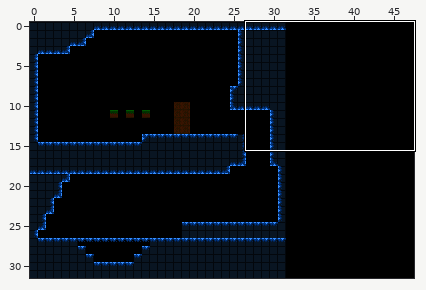
Tiled map -- Game1/Content/testmap/testmap.tmx. Above, an overview of the earlier version with the close-up marked.
Close-up. As it was:
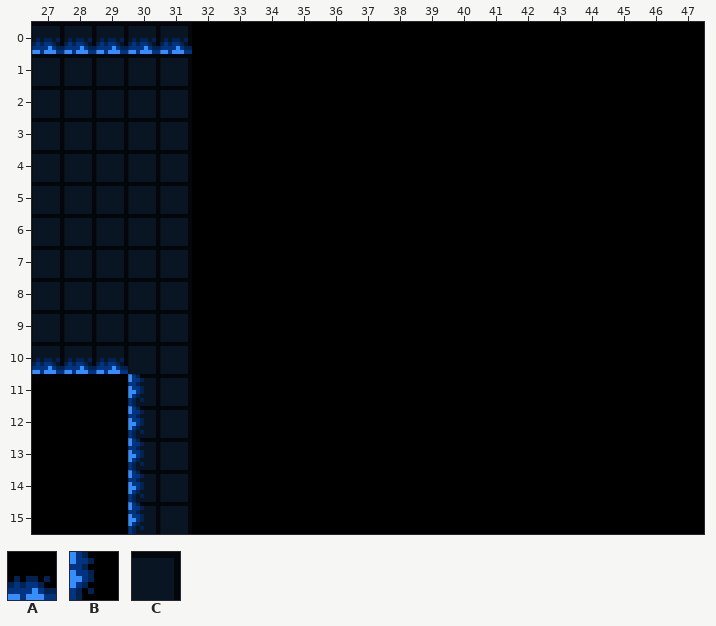
Cells are 8x8 px. Shown: x 27..47, y 0..15. The commit also changed other parts of the map, which this record leaves out. The old version is drawn lined up with the new one.
Key: from "tes_underground": A 2, B 3, C 4.
_ is an empty cell.
Layer "0" before, first column x 27:
 0 CCCCC________________
 1 CCCCC________________
 2 CCCCC________________
 3 CCCCC________________
 4 CCCCC________________
 5 CCCCC________________
 6 CCCCC________________
 7 CCCCC________________
 8 CCCCC________________
 9 CCCCC________________
10 CCCCC________________
11 ___CC________________
12 ___CC________________
13 ___CC________________
14 ___CC________________
15 ___CC________________
Layer "above" before, first column x 27:
 0 AAAAA________________
 1 _____________________
 2 _____________________
 3 _____________________
 4 _____________________
 5 _____________________
 6 _____________________
 7 _____________________
 8 _____________________
 9 _____________________
10 AAA__________________
11 ___B_________________
12 ___B_________________
13 ___B_________________
14 ___B_________________
15 ___B_________________
After:
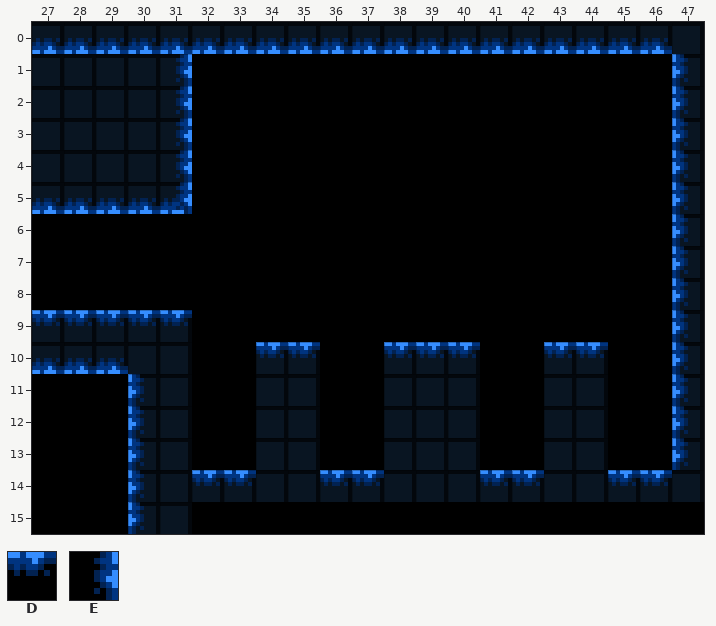
Further tiles: from "tes_underground": D 0, E 1.
The edit:
{"change": "map size 32x32 -> 48x48 cells"}
{"where": "layer \"0\""}
{"y":0,"x":32,"old":"________________","new":"CCCCCCCCCCCCCCCC"}
{"y":1,"x":47,"old":"_","new":"C"}
{"y":2,"x":47,"old":"_","new":"C"}
{"y":3,"x":47,"old":"_","new":"C"}
{"y":4,"x":47,"old":"_","new":"C"}
{"y":5,"x":47,"old":"_","new":"C"}
{"y":6,"x":27,"old":"CCCCC","new":"_____"}
{"y":6,"x":47,"old":"_","new":"C"}
{"y":7,"x":27,"old":"CCCCC","new":"_____"}
{"y":7,"x":47,"old":"_","new":"C"}
{"y":8,"x":27,"old":"CCCCC","new":"_____"}
{"y":8,"x":47,"old":"_","new":"C"}
{"y":9,"x":47,"old":"_","new":"C"}
{"y":10,"x":34,"old":"__","new":"CC"}
{"y":10,"x":38,"old":"___","new":"CCC"}
{"y":10,"x":43,"old":"__","new":"CC"}
{"y":10,"x":47,"old":"_","new":"C"}
{"y":11,"x":34,"old":"__","new":"CC"}
{"y":11,"x":38,"old":"___","new":"CCC"}
{"y":11,"x":43,"old":"__","new":"CC"}
{"y":11,"x":47,"old":"_","new":"C"}
{"y":12,"x":34,"old":"__","new":"CC"}
{"y":12,"x":38,"old":"___","new":"CCC"}
{"y":12,"x":43,"old":"__","new":"CC"}
{"y":12,"x":47,"old":"_","new":"C"}
{"y":13,"x":34,"old":"__","new":"CC"}
{"y":13,"x":38,"old":"___","new":"CCC"}
{"y":13,"x":43,"old":"__","new":"CC"}
{"y":13,"x":47,"old":"_","new":"C"}
{"y":14,"x":32,"old":"________________","new":"CCCCCCCCCCCCCCCC"}
{"where": "layer \"above\""}
{"y":0,"x":32,"old":"_______________","new":"AAAAAAAAAAAAAAA"}
{"y":1,"x":31,"old":"_","new":"E"}
{"y":1,"x":47,"old":"_","new":"B"}
{"y":2,"x":31,"old":"_","new":"E"}
{"y":2,"x":47,"old":"_","new":"B"}
{"y":3,"x":31,"old":"_","new":"E"}
{"y":3,"x":47,"old":"_","new":"B"}
{"y":4,"x":31,"old":"_","new":"E"}
{"y":4,"x":47,"old":"_","new":"B"}
{"y":5,"x":27,"old":"_____","new":"AAAAA"}
{"y":5,"x":47,"old":"_","new":"B"}
{"y":6,"x":47,"old":"_","new":"B"}
{"y":7,"x":47,"old":"_","new":"B"}
{"y":8,"x":47,"old":"_","new":"B"}
{"y":9,"x":27,"old":"_____","new":"DDDDD"}
{"y":9,"x":47,"old":"_","new":"B"}
{"y":10,"x":34,"old":"__","new":"DD"}
{"y":10,"x":38,"old":"___","new":"DDD"}
{"y":10,"x":43,"old":"__","new":"DD"}
{"y":10,"x":47,"old":"_","new":"B"}
{"y":11,"x":47,"old":"_","new":"B"}
{"y":12,"x":47,"old":"_","new":"B"}
{"y":13,"x":47,"old":"_","new":"B"}
{"y":14,"x":32,"old":"__","new":"DD"}
{"y":14,"x":36,"old":"__","new":"DD"}
{"y":14,"x":41,"old":"__","new":"DD"}
{"y":14,"x":45,"old":"__","new":"DD"}
{"where": "layer \"Tile Layer 3\""}
{"y":5,"x":31,"old":"_","new":"E"}
{"label":"changed","picture_box":[32,22,704,502]}
